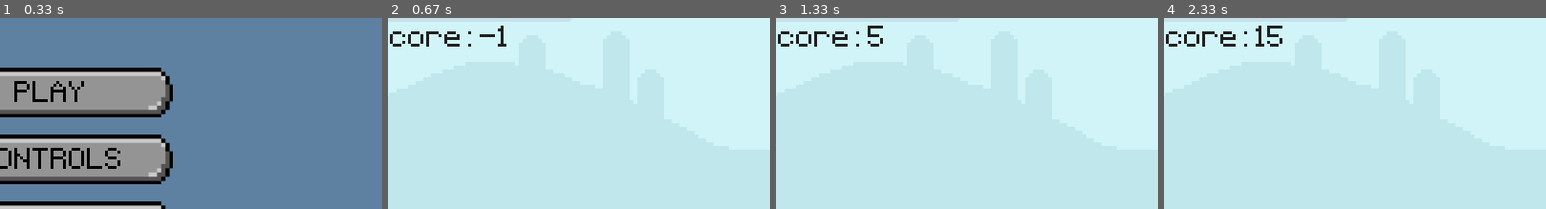
Above: before the commit, frames 1-4 (left to right).
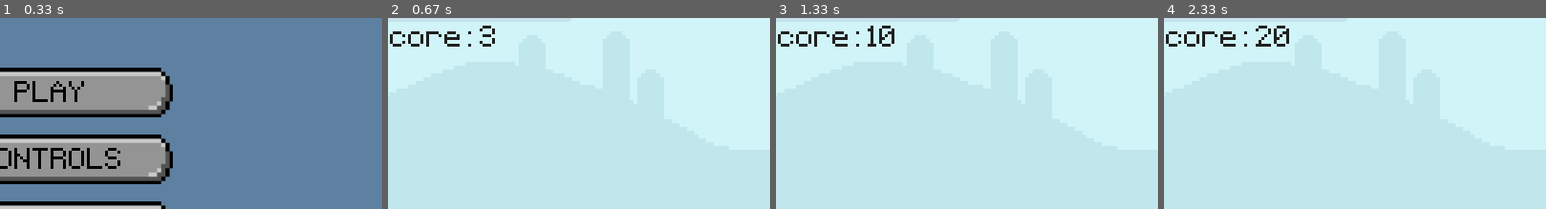
Above: after the commit, the same moments.

Repository: PavelKosnar/Vermin-avoider
Game: pygame game, started from main.py
Same seed, same stepped clock (60 frames per second), same inputs: the game is played once before the commit and once after it.
Inputs:
- Up to frame 1 (0.33 s): no input
- Up to frame 2 (0.67 s): click "PLAY" at 0.38 s
- Up to frame 3 (1.33 s): hold D 0.67-1.13 s; hold D from 1.17 s (still down); tap Space at 1.23 s
- Up to frame 4 (2.33 s): tap Space at 1.53, 1.73, 2.03, 2.3 s; release D at 1.63 s; hold A 1.67-2.2 s; hold S from 2.23 s (still down)
The pictures show only the part of the screen within x 43-93%, y 18-68%; the shares and areas given below are measured in that part.

Frame 1 is identical in both runs. In frame 2, 0.3% of the frame differs, in the area x 24-31%, y 4-15%; in frame 3, 0.4%; in frame 4, 0.4%, in the area x 24-33%, y 4-15%.

Commit message:
Opraven bug se score

Diff:
--- a/main.py
+++ b/main.py
@@ -156,16 +156,6 @@
             random_shield_spawn = randint(30, 60)
 
 
-def display_score():
-    global pause_duration
-    pause_duration = unpause_time - pause_time
-    current_time = pygame.time.get_ticks() - start_time - pause_duration
-    score_surf = font.render('Score: ' + str(int(current_time / 100)), False, (32, 32, 32))
-    score_rect = score_surf.get_rect(midleft=(330, game_name_rect.bottom + 20))
-    screen.blit(score_surf, score_rect)
-    return current_time
-
-
 def collision():
     global shield_active, random_shield_spawn, start_shield_spawn_timer
     if shield_active and pygame.sprite.spritecollide(player.sprite, obstacle_group, True):
@@ -211,11 +201,8 @@
 fps = pygame.time.Clock()
 game_active = False
 menu = True
-start_time = 0
-pause_time = 0
-unpause_time = 0
-pause_duration = 0
 score = 0
+end_score = 0
 
 shield_active = False
 start_shield_spawn_timer = 0
@@ -266,6 +253,8 @@
 # TIMER
 obstacle_timer = pygame.USEREVENT + 1
 pygame.time.set_timer(obstacle_timer, 1500)
+score_timer = pygame.USEREVENT + 2
+pygame.time.set_timer(score_timer, 100)
 
 while True:
     for event in pygame.event.get():
@@ -278,10 +267,8 @@
         if event.type == pygame.KEYDOWN and event.key == pygame.K_ESCAPE:
             if menu:
                 menu = False
-                unpause_time = pygame.time.get_ticks()
             else:
                 menu = True
-                pause_time = pygame.time.get_ticks()
         if menu:
             if event.type == pygame.MOUSEBUTTONDOWN:
                 for menu_button_text in menu_text_image:
@@ -290,21 +277,22 @@
                     if rect.collidepoint(event.pos):
                         if menu_button_text == 'PLAY':
                             menu = False
-                            unpause_time = pygame.time.get_ticks()
                             if not game_active:
-                                start_time = pygame.time.get_ticks()
                                 game_active = True
                         elif menu_button_text == 'EXIT THE GAME':
                             pygame.quit()
                             exit()
-        if game_active and not menu:
+        elif game_active:
             # OBSTACLE SPAWN
             if event.type == obstacle_timer:
                 obstacle_group.add(Obstacle(choice(['fly', 'snail', 'snail'])))
+            if event.type == score_timer:
+                score += 1
+            end_score = score
         else:
+            score = 0
             if event.type == pygame.KEYDOWN and event.key == pygame.K_RETURN:
                 game_active = True
-                start_time = pygame.time.get_ticks()
 
     if menu:
         screen.fill((94, 129, 162))
@@ -330,8 +318,10 @@
         screen.blit(game_name, game_name_rect)
 
         # SCORE
-        score = display_score()
-        score = int(score / 100)
+        score_surf = font.render('Score: ' + str(score), False, (32, 32, 32))
+        score_rect = score_surf.get_rect(midleft=(330, game_name_rect.bottom + 20))
+        screen.blit(score_surf, score_rect)
+
         highest_score_surf = font.render('Highest score: ' + str(highest_score), False, '#FF33AA')
         highest_score_surf = pygame.transform.rotozoom(highest_score_surf, 0, 0.7)
         highest_score_rect = highest_score_surf.get_rect(topleft=(10, 10))
@@ -374,13 +364,13 @@
         start_shield_spawn_timer = int(pygame.time.get_ticks() / 1000)
 
         # SCORE
-        score_message = font.render('Score: ' + str(score), False, 'Black')
+        score_message = font.render('Score: ' + str(end_score), False, 'Black')
         score_message_rect = score_message.get_rect(midleft=(330, game_name_rect.bottom + 20))
 
-        if score != 0:
+        if end_score != 0:
             screen.blit(score_message, score_message_rect)
-        if score > highest_score:
-            highest_score = score
+        if end_score > highest_score:
+            highest_score = end_score
             f = open('highest_score.txt', 'w')
             f.write('Highest score: ' + str(highest_score))
             f.close()
